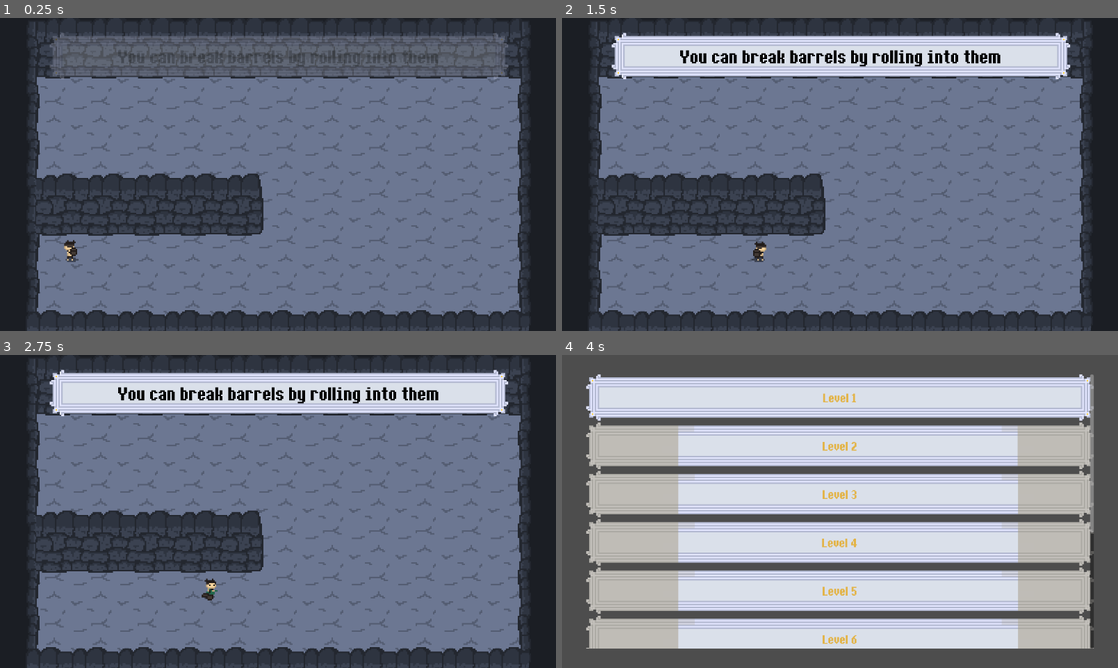
Above: before the commit, frames 1-4 (two rows, left to right).
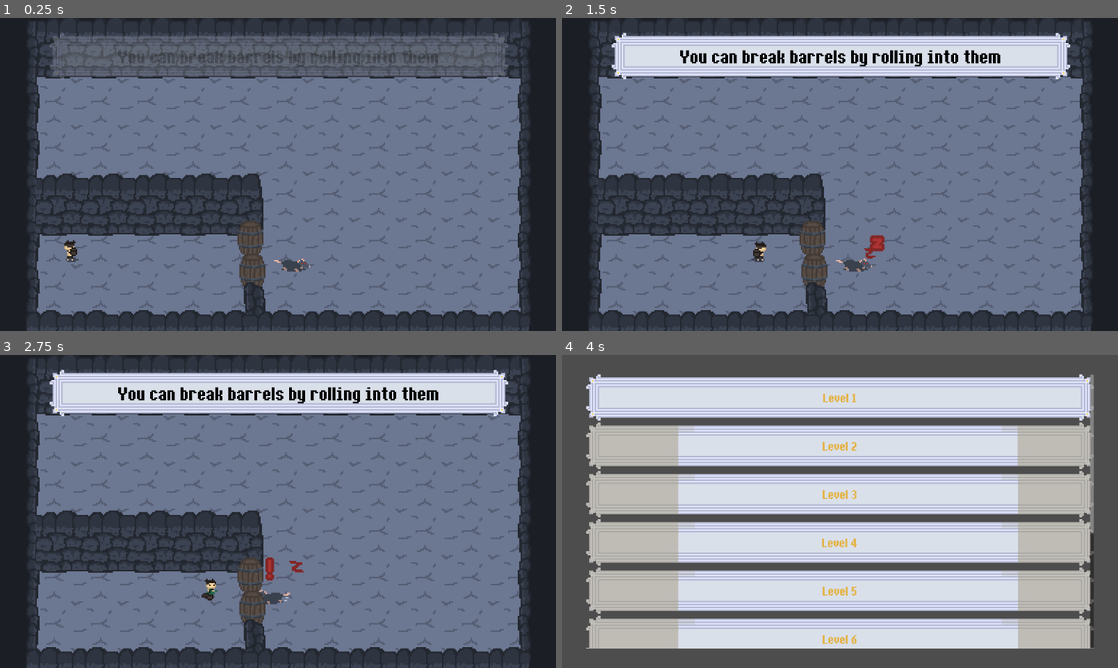
Above: after the commit, the same moments.

Repository: NicoUnd/cam-game-jam-26-repo
Game: Godot game, scene res://scenes/levels/level_5.tscn
Two runs of this game, one before a commit and one after it. Both use one fixed random seed, a clock stepped at 60 frames per second and the inputs below. This scene is started directly instead of the project's main scene. Sound files missing from this copy of the repository are replaced by a short silence.
Inputs (mouse positions are in pixels of both pictures, inside the frame that each line leads up to):
- Up to frame 1 (0.25 s): no input
- Up to frame 2 (1.5 s): tap Enter (ui_accept) at 0.5, 0.77 s; move the mouse to (962, 158) at 0.52 s; hold D (right) 0.53-1.25 s; tap Shift (Dash) at 0.6 s; click (840, 174) at 1.25 s
- Up to frame 3 (2.75 s): move the mouse to (166, 527) at 2.02 s; hold D (right) from 2.03 s (still down); tap E (Petrify) at 2.1 s; tap Enter (ui_accept) at 2.27 s
- Up to frame 4 (4 s): move the mouse to (895, 442) at 2.77 s; release D (right) at 2.78 s; hold A (left) 2.78-3.53 s; tap Shift (Dash) at 2.85 s; move the mouse to (812, 574) at 3.52 s; hold D (right) from 3.53 s (still down); tap E (Petrify) at 3.6 s; tap Enter (ui_accept) at 3.77 s

The runs differ from the first frame. In frame 1, 1.3% of the frame differs, in the area x 42-56%, y 64-96%; in frame 2, 1.5%, in the area x 42-58%, y 64-96%; in frame 3, 1.4%; in frame 4, nothing differs.

Commit message:
level 5 started

Diff:
--- a/scenes/levels/level_5.tscn
+++ b/scenes/levels/level_5.tscn
@@ -3,6 +3,9 @@
 [ext_resource type="PackedScene" uid="uid://bidivnh002n86" path="res://scenes/levels/cave_level.tscn" id="1_r1vs7"]
 [ext_resource type="PackedScene" uid="uid://1r34p0avoibv" path="res://scenes/obstacles/h_wall.tscn" id="2_845dy"]
 [ext_resource type="PackedScene" uid="uid://h0ie0t1ggrai" path="res://scenes/obstacles/h_wall_right.tscn" id="3_dswqx"]
+[ext_resource type="PackedScene" uid="uid://wab4gk5t5glw" path="res://scenes/obstacles/barrel.tscn" id="4_laj7o"]
+[ext_resource type="PackedScene" uid="uid://cfy8f18vpt5oi" path="res://scenes/obstacles/v_wall_top.tscn" id="5_fi56y"]
+[ext_resource type="PackedScene" uid="uid://dcvo6ylw4wftk" path="res://scenes/enemies/rat.tscn" id="6_hldbq"]
 
 [node name="Level5" unique_id=951364413 instance=ExtResource("1_r1vs7")]
 
@@ -27,3 +30,15 @@
 
 [node name="HWallRight" parent="Y-Sort" parent_id_path=PackedInt32Array(1050274422) index="5" unique_id=551698426 instance=ExtResource("3_dswqx")]
 position = Vector2(-69, 34)
+
+[node name="Barrel" parent="Y-Sort" parent_id_path=PackedInt32Array(1050274422) index="6" unique_id=1043327210 instance=ExtResource("4_laj7o")]
+position = Vector2(-57, 132)
+
+[node name="Barrel2" parent="Y-Sort" parent_id_path=PackedInt32Array(1050274422) index="7" unique_id=1372942387 instance=ExtResource("4_laj7o")]
+position = Vector2(-53, 200)
+
+[node name="VWallTop" parent="Y-Sort" parent_id_path=PackedInt32Array(1050274422) index="8" unique_id=175270831 instance=ExtResource("5_fi56y")]
+position = Vector2(-50, 247)
+
+[node name="Rat" parent="Y-Sort" parent_id_path=PackedInt32Array(1050274422) index="9" unique_id=668174716 instance=ExtResource("6_hldbq")]
+position = Vector2(34, 186)
Not shown, added: assets/audio/sound_effects/dodge.wav.import
